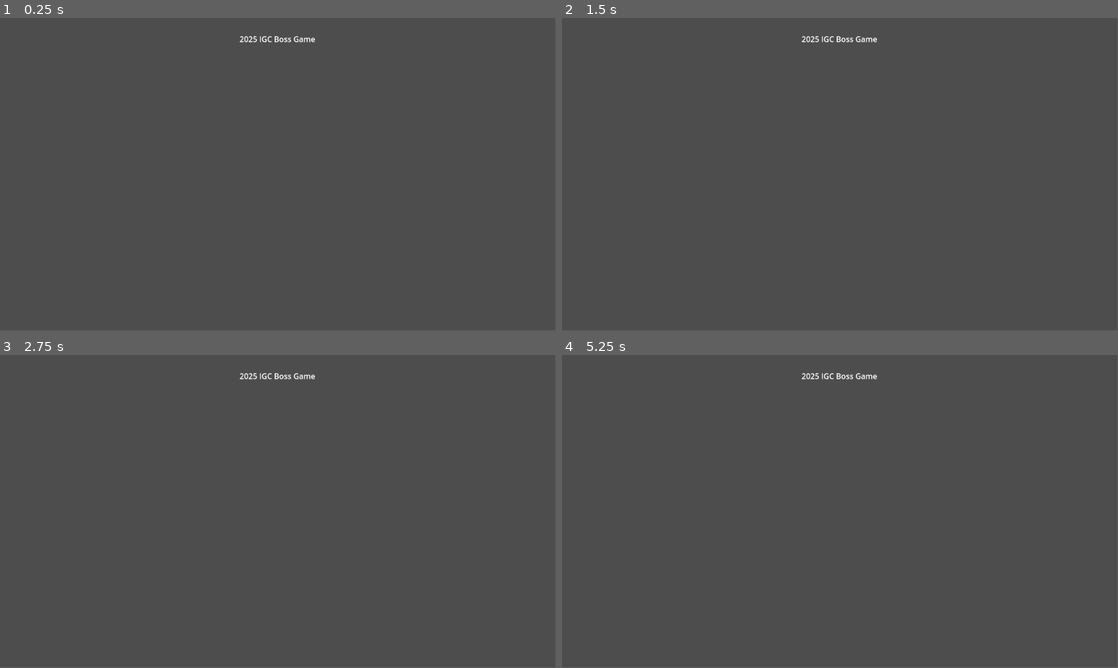
Above: before the commit, frames 1-4 (two rows, left to right).
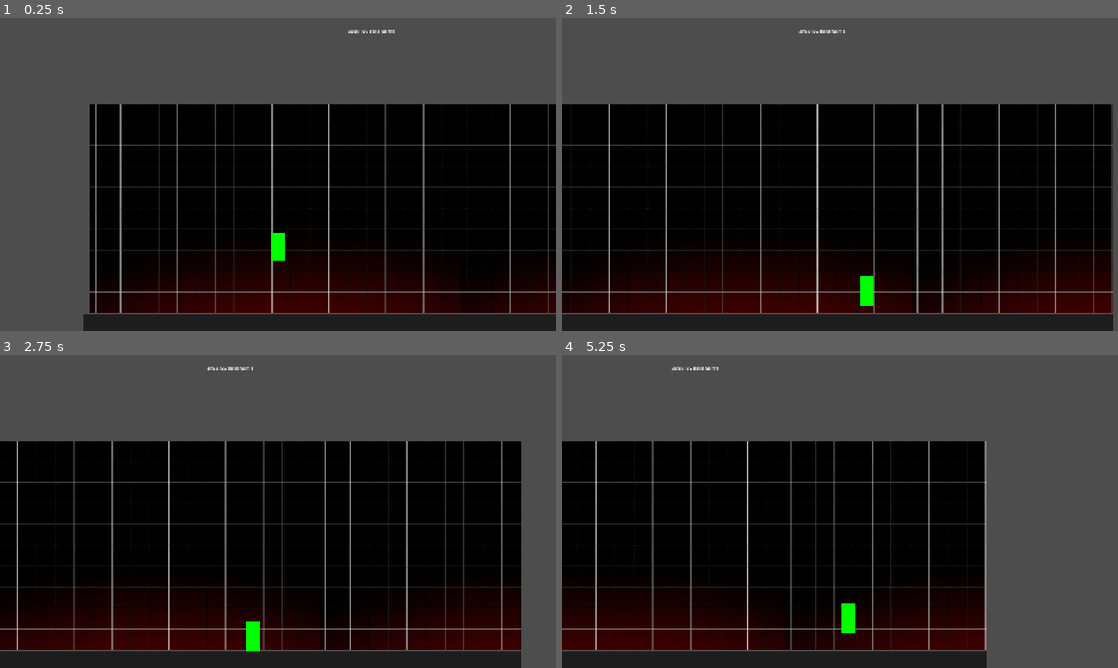
Above: after the commit, the same moments.

Repository: cmoll24/2025_IGC_Vela_Spark
Game: Godot game, scene res://src/main/main.tscn
Two runs of this game, one before a commit and one after it. Both use one fixed random seed, a clock stepped at 60 frames per second and the inputs below.
Inputs:
- Up to frame 1 (0.25 s): no input
- Up to frame 2 (1.5 s): hold Right (move_right, bound only after the commit) from 0.53 s (still down); tap Z (jump, bound only after the commit) at 0.6, 0.77, 1.07, 1.35 s
- Up to frame 3 (2.75 s): tap Z (jump, bound only after the commit) at 1.52, 1.82, 2.1 s; release Right (move_right, bound only after the commit) at 2.03 s; hold Left (move_left, bound only after the commit) from 2.03 s (still down)
- Up to frame 4 (5.25 s): release Left (move_left, bound only after the commit) at 2.78 s; hold Right (move_right, bound only after the commit) 2.78-4.28 s; tap Z (jump, bound only after the commit) at 2.85, 3.02, 3.32, 3.6, 3.77, 4.07, 4.35, 4.52, 4.82, 5.1 s; hold Left (move_left, bound only after the commit) 4.28-5.03 s; hold Right (move_right, bound only after the commit) from 5.03 s (still down)
The window is 799x449 before the commit and 800x450 after it. Grey fills any space a smaller window leaves; there, only what the larger window draws over its background counts as a difference.

The runs differ from the first frame. In frame 1, 59% of the frame differs, in the area x 0-100%, y 0-100%; in frame 2, 71%; in frame 3, 67%; in frame 4, 54%.

Commit message:
Basic Player controller and movement

Diff:
--- a/2025-igc-boss/project.godot
+++ b/2025-igc-boss/project.godot
@@ -15,6 +15,36 @@
 config/features=PackedStringArray("4.5", "GL Compatibility")
 config/icon="res://icon.svg"
 
+[display]
+
+window/size/viewport_width=1920
+window/size/viewport_height=1080
+window/size/mode=2
+window/stretch/mode="canvas_items"
+
+[input]
+
+move_left={
+"deadzone": 0.2,
+"events": [Object(InputEventKey,"resource_local_to_scene":false,"resource_name":"","device":0,"window_id":0,"alt_pressed":false,"shift_pressed":false,"ctrl_pressed":false,"meta_pressed":false,"pressed":false,"keycode":4194319,"physical_keycode":0,"key_label":0,"unicode":0,"location":0,"echo":false,"script":null)
+, Object(InputEventJoypadMotion,"resource_local_to_scene":false,"resource_name":"","device":-1,"axis":0,"axis_value":-1.0,"script":null)
+, Object(InputEventJoypadButton,"resource_local_to_scene":false,"resource_name":"","device":-1,"button_index":13,"pressure":0.0,"pressed":true,"script":null)
+]
+}
+move_right={
+"deadzone": 0.2,
+"events": [Object(InputEventKey,"resource_local_to_scene":false,"resource_name":"","device":0,"window_id":0,"alt_pressed":false,"shift_pressed":false,"ctrl_pressed":false,"meta_pressed":false,"pressed":false,"keycode":4194321,"physical_keycode":0,"key_label":0,"unicode":0,"location":0,"echo":false,"script":null)
+, Object(InputEventJoypadMotion,"resource_local_to_scene":false,"resource_name":"","device":-1,"axis":0,"axis_value":1.0,"script":null)
+, Object(InputEventJoypadButton,"resource_local_to_scene":false,"resource_name":"","device":-1,"button_index":14,"pressure":0.0,"pressed":true,"script":null)
+]
+}
+jump={
+"deadzone": 0.2,
+"events": [Object(InputEventKey,"resource_local_to_scene":false,"resource_name":"","device":-1,"window_id":0,"alt_pressed":false,"shift_pressed":false,"ctrl_pressed":false,"meta_pressed":false,"pressed":false,"keycode":90,"physical_keycode":0,"key_label":0,"unicode":122,"location":0,"echo":false,"script":null)
+, Object(InputEventJoypadButton,"resource_local_to_scene":false,"resource_name":"","device":-1,"button_index":0,"pressure":0.0,"pressed":true,"script":null)
+]
+}
+
 [rendering]
 
 renderer/rendering_method="gl_compatibility"
--- /dev/null
+++ b/2025-igc-boss/src/levels/level1.tscn
@@ -0,0 +1,61 @@
+[gd_scene load_steps=6 format=3 uid="uid://k2nblcpnt072"]
+
+[ext_resource type="Texture2D" uid="uid://dgxkgog6itxut" path="res://assets/debug/debug_background.jpg" id="1_3o7sa"]
+[ext_resource type="PackedScene" uid="uid://c6m2t238knjov" path="res://src/player/player.tscn" id="1_wyrbo"]
+
+[sub_resource type="RectangleShape2D" id="RectangleShape2D_3o7sa"]
+size = Vector2(2000, 100)
+
+[sub_resource type="WorldBoundaryShape2D" id="WorldBoundaryShape2D_wyrbo"]
+normal = Vector2(1, 0)
+
+[sub_resource type="WorldBoundaryShape2D" id="WorldBoundaryShape2D_ay5hh"]
+normal = Vector2(-1, 0)
+
+[node name="Level1" type="Node2D"]
+
+[node name="Background" type="TextureRect" parent="."]
+offset_left = -12.0
+offset_top = 296.0
+offset_right = 1965.0
+offset_bottom = 1017.0
+texture = ExtResource("1_3o7sa")
+stretch_mode = 1
+
+[node name="Player" parent="." instance=ExtResource("1_wyrbo")]
+position = Vector2(638, 757)
+
+[node name="Camera2D" type="Camera2D" parent="Player"]
+limit_bottom = 1080
+position_smoothing_enabled = true
+
+[node name="Ground" type="StaticBody2D" parent="."]
+position = Vector2(0, 1072)
+
+[node name="CollisionShape2D" type="CollisionShape2D" parent="Ground"]
+position = Vector2(960, 0)
+shape = SubResource("RectangleShape2D_3o7sa")
+
+[node name="ColorRect" type="ColorRect" parent="Ground"]
+anchors_preset = 4
+anchor_top = 0.5
+anchor_bottom = 0.5
+offset_left = -35.0
+offset_top = -50.0
+offset_right = 1965.0
+offset_bottom = 50.0
+grow_vertical = 2
+color = Color(0.1148968, 0.11489681, 0.1148968, 1)
+
+[node name="WorldBorder" type="Node2D" parent="."]
+
+[node name="StaticBody2D" type="StaticBody2D" parent="WorldBorder"]
+
+[node name="CollisionShape2D" type="CollisionShape2D" parent="WorldBorder/StaticBody2D"]
+shape = SubResource("WorldBoundaryShape2D_wyrbo")
+
+[node name="StaticBody2D2" type="StaticBody2D" parent="WorldBorder"]
+position = Vector2(1920, 0)
+
+[node name="CollisionShape2D" type="CollisionShape2D" parent="WorldBorder/StaticBody2D2"]
+shape = SubResource("WorldBoundaryShape2D_ay5hh")
--- a/2025-igc-boss/src/main/main.tscn
+++ b/2025-igc-boss/src/main/main.tscn
@@ -1,4 +1,6 @@
-[gd_scene format=3 uid="uid://dm8lcv7yglbdf"]
+[gd_scene load_steps=2 format=3 uid="uid://dm8lcv7yglbdf"]
+
+[ext_resource type="PackedScene" uid="uid://k2nblcpnt072" path="res://src/levels/level1.tscn" id="1_3eh75"]
 
 [node name="Main" type="Control"]
 layout_mode = 3
@@ -19,3 +21,5 @@
 offset_bottom = 55.0
 grow_horizontal = 2
 text = "2025 IGC Boss Game"
+
+[node name="Level1" parent="." instance=ExtResource("1_3eh75")]
--- /dev/null
+++ b/2025-igc-boss/src/player/player.tscn
@@ -0,0 +1,48 @@
+[gd_scene load_steps=8 format=3 uid="uid://c6m2t238knjov"]
+
+[ext_resource type="Script" uid="uid://bybhs41x0ko0u" path="res://src/player/player_controller.gd" id="1_4anbu"]
+
+[sub_resource type="RectangleShape2D" id="RectangleShape2D_rxibo"]
+size = Vector2(50, 100)
+
+[sub_resource type="Animation" id="Animation_mf2ua"]
+resource_name = "Idle"
+
+[sub_resource type="Animation" id="Animation_244u8"]
+resource_name = "Move"
+
+[sub_resource type="Animation" id="Animation_5f2sf"]
+resource_name = "Fall"
+
+[sub_resource type="Animation" id="Animation_jiejy"]
+resource_name = "Jump"
+step = 0.0333
+
+[sub_resource type="AnimationLibrary" id="AnimationLibrary_o822w"]
+_data = {
+&"Fall": SubResource("Animation_5f2sf"),
+&"Idle": SubResource("Animation_mf2ua"),
+&"Jump": SubResource("Animation_jiejy"),
+&"Move": SubResource("Animation_244u8")
+}
+
+[node name="Player" type="CharacterBody2D"]
+script = ExtResource("1_4anbu")
+MAX_JUMP_AMOUNT = 1
+
+[node name="Sprite2D" type="Sprite2D" parent="."]
+
+[node name="CollisionShape2D" type="CollisionShape2D" parent="."]
+shape = SubResource("RectangleShape2D_rxibo")
+
+[node name="AnimationPlayer" type="AnimationPlayer" parent="."]
+libraries = {
+&"": SubResource("AnimationLibrary_o822w")
+}
+
+[node name="ColorRect" type="ColorRect" parent="."]
+offset_left = -24.0
+offset_top = -50.0
+offset_right = 24.0
+offset_bottom = 51.0
+color = Color(0, 1, 0, 1)
--- /dev/null
+++ b/2025-igc-boss/src/player/player_controller.gd
@@ -0,0 +1,41 @@
+extends CharacterBody2D
+
+@export_category("Movement variables")
+@export var MOVE_SPEED = 500.0
+@export var H_DECELERATION = 10
+@export var GRAVITY = 1000.0
+
+@export_category("Jump variables")
+@export var JUMP_SPEED = 900.0
+@export var MAX_JUMP_AMOUNT = 2
+var jump_amount = MAX_JUMP_AMOUNT
+
+var move_input = Vector2.ZERO
+
+func _physics_process(delta: float) -> void:
+	velocity.y += GRAVITY * delta
+	horizontal_movement(delta)
+	jump(delta)
+
+	move_and_slide()
+
+func horizontal_movement(delta):
+	move_input = Input.get_axis("move_left", "move_right")
+
+	if move_input:
+		velocity.x = move_input * MOVE_SPEED
+	else:
+		velocity.x = move_toward(velocity.x, 0, delta * H_DECELERATION * MOVE_SPEED)
+
+func jump(_delta):
+	if is_on_floor():
+		jump_amount = MAX_JUMP_AMOUNT
+
+	if Input.is_action_just_pressed("jump") and jump_amount > 0:
+		jump_amount -= 1
+		velocity.y = -JUMP_SPEED
+
+	if not is_on_floor():
+		if Input.is_action_just_released("jump") and velocity.y < 0: #add extra gravity
+			velocity.y = lerp(velocity.y, GRAVITY, 0.2)
+			velocity.y *= 0.3
Binary file added: 2025-igc-boss/assets/debug/debug_background.jpg
Not shown, added: 2025-igc-boss/assets/debug/debug_background.jpg.import
Not shown, added: 2025-igc-boss/src/player/player_controller.gd.uid
